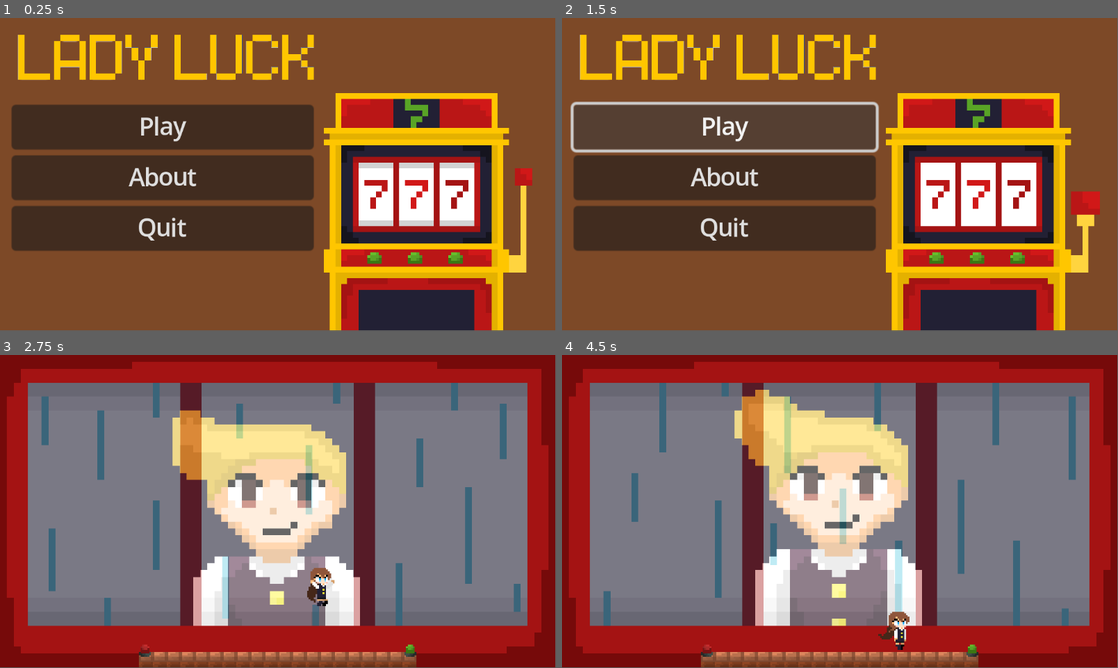
Above: before the commit, frames 1-4 (two rows, left to right).
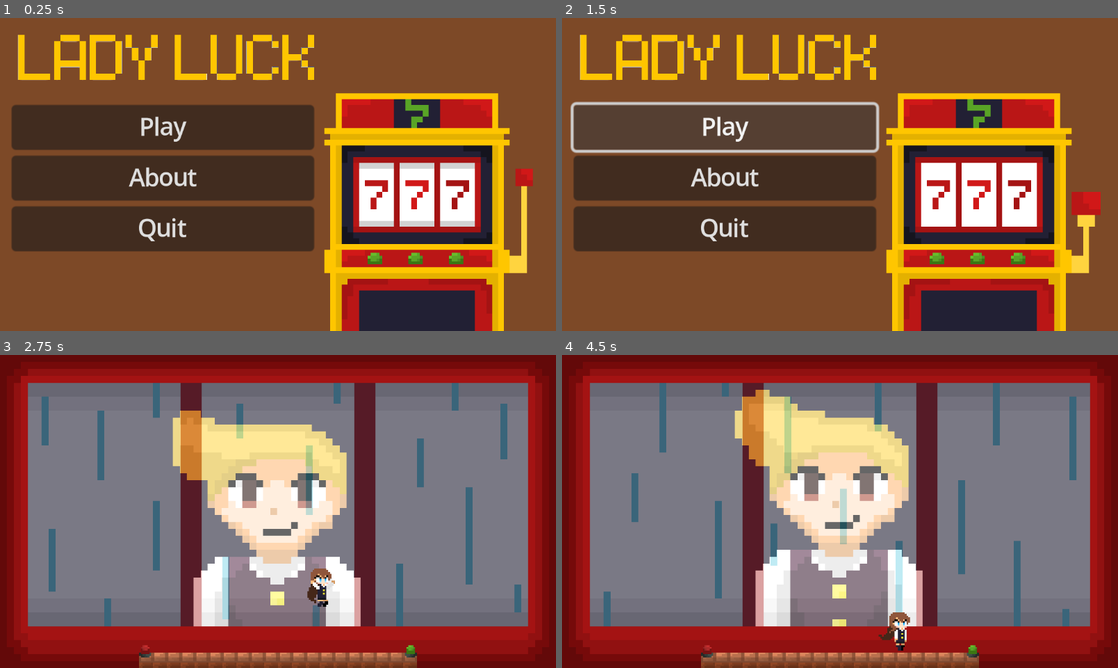
Above: after the commit, the same moments.

Repository: Kiydo/GameJam45
Game: Godot game, scene res://Scene/UI/menu.tscn
The game is run twice, just before and just after one commit, with the same random seed, the same clock (stepped at 60 frames per second) and the same inputs.
Inputs:
- Up to frame 1 (0.25 s): no input
- Up to frame 2 (1.5 s): click "Play" at 0.5 s; click "Play" at 1.25 s
- Up to frame 3 (2.75 s): hold D (move_right) from 2.03 s (still down); tap W (jump) at 2.27 s
- Up to frame 4 (4.5 s): tap W (jump) at 3.02 s; release D (move_right) at 3.53 s; hold A (move_left) 3.53-4.28 s; hold D (move_right) from 4.28 s (still down)
The window is 799x449 before the commit and 800x450 after it. Grey fills any space a smaller window leaves; there, only what the larger window draws over its background counts as a difference.

The runs differ from the first frame. In frame 1, 3.1% of the frame differs, in the area x 3-96%, y 5-100%; in frame 2, 3.5%; in frame 3, 5.1%; in frame 4, 5.3%, in the area x 1-99%, y 2-100%.

Commit message:
updated bg graphics

Diff:
--- a/gamejam45/Prefab/Environment/slots.tscn
+++ b/gamejam45/Prefab/Environment/slots.tscn
@@ -1,84 +1,84 @@
 [gd_scene load_steps=21 format=3 uid="uid://bbgnywm2s1xwj"]
 
-[ext_resource type="Texture2D" uid="uid://nfc3ntl253mc" path="res://Textures/slotmachinebg.png" id="1_600ww"]
+[ext_resource type="Texture2D" uid="uid://c1fokww7kvk4j" path="res://Textures/slotmachinebg2.png" id="1_c5fgl"]
 [ext_resource type="Script" path="res://Scripts/Environment/slots.gd" id="2_y6qvv"]
 [ext_resource type="AudioStream" uid="uid://k1tjg1sod8m1" path="res://Audio/casinoroll.mp3" id="3_w0uxt"]
 [ext_resource type="AudioStream" uid="uid://b7w8wqn8yeca2" path="res://Audio/slotpulled.mp3" id="4_7whwd"]
 
-[sub_resource type="AtlasTexture" id="AtlasTexture_4q4pm"]
-atlas = ExtResource("1_600ww")
+[sub_resource type="AtlasTexture" id="AtlasTexture_diyxc"]
+atlas = ExtResource("1_c5fgl")
+region = Rect2(320, 360, 320, 180)
+
+[sub_resource type="AtlasTexture" id="AtlasTexture_j0wov"]
+atlas = ExtResource("1_c5fgl")
+region = Rect2(640, 360, 320, 180)
+
+[sub_resource type="AtlasTexture" id="AtlasTexture_kiidt"]
+atlas = ExtResource("1_c5fgl")
+region = Rect2(960, 360, 320, 180)
+
+[sub_resource type="AtlasTexture" id="AtlasTexture_4laj1"]
+atlas = ExtResource("1_c5fgl")
+region = Rect2(1280, 360, 320, 180)
+
+[sub_resource type="AtlasTexture" id="AtlasTexture_lfq75"]
+atlas = ExtResource("1_c5fgl")
+region = Rect2(0, 540, 320, 180)
+
+[sub_resource type="AtlasTexture" id="AtlasTexture_k3vfe"]
+atlas = ExtResource("1_c5fgl")
+region = Rect2(320, 540, 320, 180)
+
+[sub_resource type="AtlasTexture" id="AtlasTexture_fhjwi"]
+atlas = ExtResource("1_c5fgl")
+region = Rect2(640, 540, 320, 180)
+
+[sub_resource type="AtlasTexture" id="AtlasTexture_34k4o"]
+atlas = ExtResource("1_c5fgl")
+region = Rect2(960, 540, 320, 180)
+
+[sub_resource type="AtlasTexture" id="AtlasTexture_df4bj"]
+atlas = ExtResource("1_c5fgl")
+region = Rect2(320, 0, 320, 180)
+
+[sub_resource type="AtlasTexture" id="AtlasTexture_vc88f"]
+atlas = ExtResource("1_c5fgl")
+region = Rect2(640, 0, 320, 180)
+
+[sub_resource type="AtlasTexture" id="AtlasTexture_2f7wr"]
+atlas = ExtResource("1_c5fgl")
+region = Rect2(960, 0, 320, 180)
+
+[sub_resource type="AtlasTexture" id="AtlasTexture_1yhq2"]
+atlas = ExtResource("1_c5fgl")
+region = Rect2(640, 180, 320, 180)
+
+[sub_resource type="AtlasTexture" id="AtlasTexture_r0w5h"]
+atlas = ExtResource("1_c5fgl")
+region = Rect2(960, 180, 320, 180)
+
+[sub_resource type="AtlasTexture" id="AtlasTexture_umpr0"]
+atlas = ExtResource("1_c5fgl")
 region = Rect2(1280, 180, 320, 180)
 
-[sub_resource type="AtlasTexture" id="AtlasTexture_q5a55"]
-atlas = ExtResource("1_600ww")
+[sub_resource type="AtlasTexture" id="AtlasTexture_ddcsv"]
+atlas = ExtResource("1_c5fgl")
 region = Rect2(0, 360, 320, 180)
-
-[sub_resource type="AtlasTexture" id="AtlasTexture_e0qot"]
-atlas = ExtResource("1_600ww")
-region = Rect2(320, 360, 320, 180)
-
-[sub_resource type="AtlasTexture" id="AtlasTexture_e8ee3"]
-atlas = ExtResource("1_600ww")
-region = Rect2(640, 360, 320, 180)
-
-[sub_resource type="AtlasTexture" id="AtlasTexture_yvi61"]
-atlas = ExtResource("1_600ww")
-region = Rect2(960, 360, 320, 180)
-
-[sub_resource type="AtlasTexture" id="AtlasTexture_ljbxm"]
-atlas = ExtResource("1_600ww")
-region = Rect2(1280, 360, 320, 180)
-
-[sub_resource type="AtlasTexture" id="AtlasTexture_acm1r"]
-atlas = ExtResource("1_600ww")
-region = Rect2(0, 540, 320, 180)
-
-[sub_resource type="AtlasTexture" id="AtlasTexture_po0fm"]
-atlas = ExtResource("1_600ww")
-region = Rect2(320, 540, 320, 180)
-
-[sub_resource type="AtlasTexture" id="AtlasTexture_iyy4p"]
-atlas = ExtResource("1_600ww")
-region = Rect2(320, 0, 320, 180)
-
-[sub_resource type="AtlasTexture" id="AtlasTexture_be7ss"]
-atlas = ExtResource("1_600ww")
-region = Rect2(640, 0, 320, 180)
-
-[sub_resource type="AtlasTexture" id="AtlasTexture_ub0ks"]
-atlas = ExtResource("1_600ww")
-region = Rect2(960, 0, 320, 180)
-
-[sub_resource type="AtlasTexture" id="AtlasTexture_oggk4"]
-atlas = ExtResource("1_600ww")
-region = Rect2(0, 180, 320, 180)
-
-[sub_resource type="AtlasTexture" id="AtlasTexture_mxa23"]
-atlas = ExtResource("1_600ww")
-region = Rect2(320, 180, 320, 180)
-
-[sub_resource type="AtlasTexture" id="AtlasTexture_yr0f8"]
-atlas = ExtResource("1_600ww")
-region = Rect2(640, 180, 320, 180)
-
-[sub_resource type="AtlasTexture" id="AtlasTexture_ro220"]
-atlas = ExtResource("1_600ww")
-region = Rect2(960, 180, 320, 180)
 
 [sub_resource type="SpriteFrames" id="SpriteFrames_21tro"]
 animations = [{
 "frames": [{
 "duration": 1.0,
-"texture": SubResource("AtlasTexture_4q4pm")
+"texture": SubResource("AtlasTexture_diyxc")
 }, {
 "duration": 1.0,
-"texture": SubResource("AtlasTexture_q5a55")
+"texture": SubResource("AtlasTexture_j0wov")
 }, {
 "duration": 1.0,
-"texture": SubResource("AtlasTexture_e0qot")
+"texture": SubResource("AtlasTexture_kiidt")
 }, {
 "duration": 1.0,
-"texture": SubResource("AtlasTexture_e8ee3")
+"texture": SubResource("AtlasTexture_4laj1")
 }],
 "loop": false,
 "name": &"failOne",
@@ -86,16 +86,16 @@
 }, {
 "frames": [{
 "duration": 1.0,
-"texture": SubResource("AtlasTexture_yvi61")
+"texture": SubResource("AtlasTexture_lfq75")
 }, {
 "duration": 1.0,
-"texture": SubResource("AtlasTexture_ljbxm")
+"texture": SubResource("AtlasTexture_k3vfe")
 }, {
 "duration": 1.0,
-"texture": SubResource("AtlasTexture_acm1r")
+"texture": SubResource("AtlasTexture_fhjwi")
 }, {
 "duration": 1.0,
-"texture": SubResource("AtlasTexture_po0fm")
+"texture": SubResource("AtlasTexture_34k4o")
 }],
 "loop": false,
 "name": &"failTwo",
@@ -117,16 +117,16 @@
 }, {
 "frames": [{
 "duration": 1.0,
-"texture": SubResource("AtlasTexture_oggk4")
+"texture": SubResource("AtlasTexture_1yhq2")
 }, {
 "duration": 1.0,
-"texture": SubResource("AtlasTexture_mxa23")
+"texture": SubResource("AtlasTexture_r0w5h")
 }, {
 "duration": 1.0,
-"texture": SubResource("AtlasTexture_yr0f8")
+"texture": SubResource("AtlasTexture_umpr0")
 }, {
 "duration": 1.0,
-"texture": SubResource("AtlasTexture_ro220")
+"texture": SubResource("AtlasTexture_ddcsv")
 }],
 "loop": false,
 "name": &"win",
@@ -139,8 +139,10 @@
 position = Vector2(0, -162)
 scale = Vector2(2, 2)
 sprite_frames = SubResource("SpriteFrames_21tro")
-animation = &"failOne"
+animation = &"win"
 autoplay = "spinning"
+frame = 3
+frame_progress = 1.0
 script = ExtResource("2_y6qvv")
 
 [node name="Timer" type="Timer" parent="."]
--- a/gamejam45/project.godot
+++ b/gamejam45/project.godot
@@ -18,6 +18,10 @@
 [autoload]
 
 GlobalMusicPlayer="*res://Prefab/AudioPrefab/GlobalMusicPlayer.tscn"
+
+[display]
+
+window/stretch/mode="viewport"
 
 [global_group]
 
Not shown: 1 places in gamejam45/Prefab/Environment/slots.tscn that only renumber resources
Binary file added: gamejam45/Textures/slotmachinebg2.png
Not shown, added: gamejam45/Textures/slotmachinebg2.png.import
